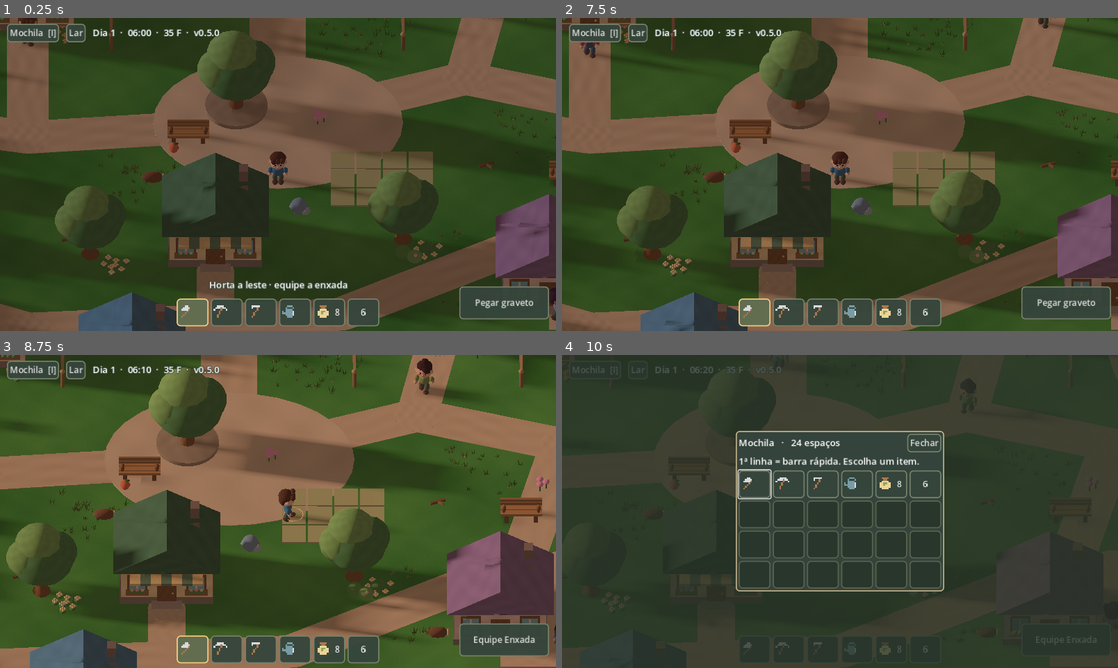
Above: before the commit, frames 1-4 (two rows, left to right).
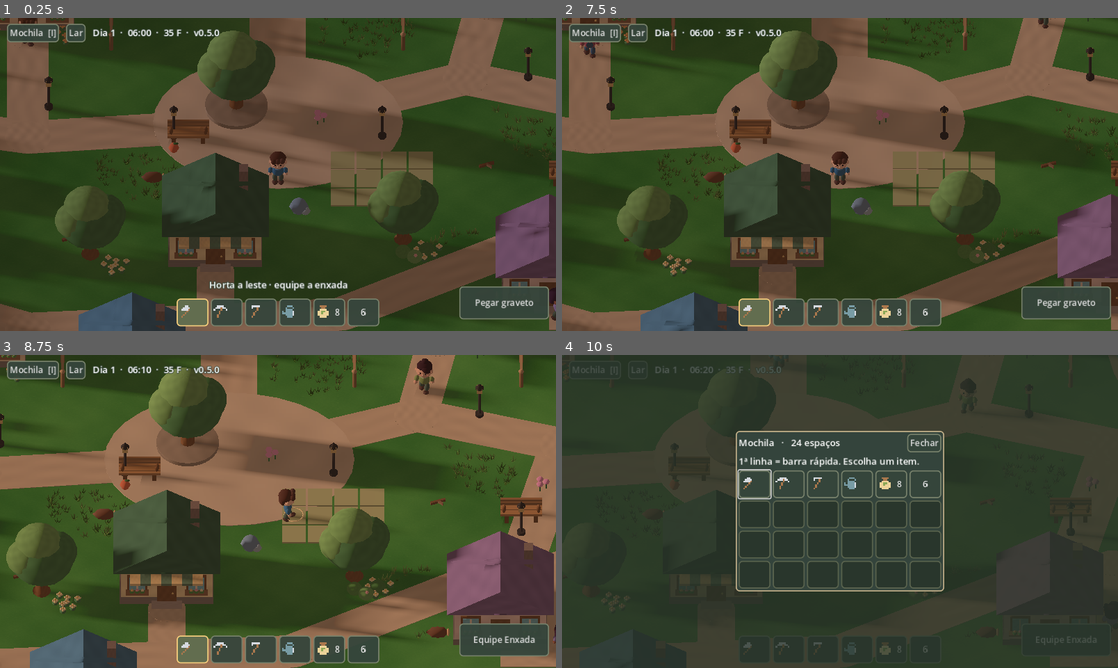
Above: after the commit, the same moments.

Repository: arthurkarger/Evergrove-project
Game: Godot game, scene res://main.tscn
Two runs of this game, one before a commit and one after it. Both use one fixed random seed, a clock stepped at 60 frames per second and the inputs below.
Inputs (mouse positions are in pixels of both pictures, inside the frame that each line leads up to):
- Up to frame 1 (0.25 s): no input
- Up to frame 2 (7.5 s): click "Mochila [I]" at 0.5 s; click "Lar" at 1.25 s; click (756, 312) at 2.02 s; click (789, 312) at 2.77 s; click (823, 312) at 3.52 s; click (856, 312) at 4.27 s; click "8" at 5 s; click "6" at 5.75 s; click "Pegar graveto" at 6.5 s; click "Fechar" at 7.25 s
- Up to frame 3 (8.75 s): tap Enter at 8 s; move the mouse to (400, 495) at 8.02 s; hold Right (ui_right) from 8.03 s (still down); tap R at 8.1 s; click (400, 495) at 8.17 s
- Up to frame 4 (10 s): release Right (ui_right) at 8.75 s; drag from (728, 527) to (812, 574) at 8.77 s; move the mouse to (895, 442) at 9.52 s; hold Right (ui_right) from 9.53 s (still down); tap I at 9.6 s

The runs differ from the first frame. In frame 1, 0.8% of the frame differs, in the area x 8-100%, y 0-72%; in frame 2, 0.9%; in frame 3, 1.5%, in the area x 0-95%, y 0-92%; in frame 4, less than 0.1%.

Commit message:
Implement scalable landscape, animated water, dense grass and nighttime lanterns

Diff:
--- a/village.gd
+++ b/village.gd
@@ -7,6 +7,11 @@
 
 var meshes := {}
 var batches := {}
+var grass_batches: Array[MultiMeshInstance3D] = []
+var world_materials: Array[ShaderMaterial] = []
+var scenic_material: StandardMaterial3D
+var lamps: Array[OmniLight3D] = []
+var quality_level := 2
 var path_segments: Array = []
 var house_centers: Array[Vector2] = []
 var terrain := StaticBody3D.new()
@@ -38,6 +43,7 @@
 	build_groves()
 	garden_details()
 	plant_grass()
+	build_lamps()
 	flush_batches()
 
 # Share primitive geometry and draw repeated scenery in spatial batches.
@@ -54,6 +60,7 @@
 		shader.code = """
 shader_type spatial;
 render_mode diffuse_burley, specular_schlick_ggx;
+uniform int quality = 2;
 varying vec3 world_pos;
 void vertex() {
 	world_pos = (MODEL_MATRIX * vec4(VERTEX, 1.0)).xyz;
@@ -65,20 +72,32 @@
 	vec3 deep = vec3(0.19, 0.48, 0.53);
 	vec3 shallow = vec3(0.39, 0.69, 0.64);
 	vec3 c = mix(deep, shallow, smoothstep(0.20, 1.0, shore));
-	float wave = smoothstep(0.83, 0.98, ripple) * 0.075;
+	float wave = 0.0;
+	if (quality > 0) {
+		wave = smoothstep(0.83, 0.98, ripple) * 0.075;
+	}
+	if (quality > 1) {
+		float fine = sin(p.x * 4.1 + p.y * 3.8 + TIME * 1.12 + ripple) * cos(p.y * 3.1 - TIME * 0.6);
+		wave += smoothstep(0.74, 0.98, fine) * 0.045;
+		wave += smoothstep(0.91, 0.96, shore) * (1.0 - smoothstep(0.96, 1.0, shore)) * (0.06 + 0.035 * sin(TIME * 1.4 + p.x * 2.0));
+	}
+	if (quality == 3) {
+		wave += pow(max(0.0, sin(p.x * 5.0 - p.y * 2.0 + TIME)), 12.0) * 0.035 * (0.5 + 0.5 * ripple);
+	}
 	ALBEDO = c + vec3(wave);
 	// Soft, moving surface normals catch the sun without screen-space reflection.
 	float nx = cos(p.x * 1.8 + p.y * 2.1 + TIME * 0.75) * 0.045;
 	float ny = sin(p.y * 1.7 - TIME * 0.48) * 0.045;
-	NORMAL = normalize(NORMAL + vec3(nx, ny, 0.0));
-	ROUGHNESS = 0.68;
-	SPECULAR = 0.20;
+	if (quality >= 2) { NORMAL = normalize(NORMAL + vec3(nx, ny, 0.0)); }
+	ROUGHNESS = quality == 3 ? 0.49 : 0.78;
+	SPECULAR = quality >= 2 ? 0.20 : 0.0;
 }
 """
 	else:
 		shader.code = """
 shader_type spatial;
 render_mode diffuse_burley, specular_disabled;
+uniform int quality = 2;
 varying vec3 world_pos;
 float hash(vec2 p) {
 	return fract(sin(dot(p, vec2(127.1, 311.7))) * 43758.5453);
@@ -94,7 +113,10 @@
 	float fleck = (1.0 - smoothstep(0.045, 0.13, length(f * vec2(0.85, 1.5)))) * step(0.79, hash(cell));
 	float detail = hash(floor(p * 18.0)) - 0.5;
 	float mottling = sin(p.x * 3.0 + sin(p.y * 2.0)) * cos(p.y * 2.8);
-	float shade = 0.034 * patch + 0.021 * fleck + 0.011 * detail + 0.009 * mottling;
+	float shade = 0.034 * patch;
+	if (quality > 0) { shade += 0.021 * fleck; }
+	if (quality > 1) { shade += 0.011 * detail + 0.009 * mottling; }
+	if (quality == 3) { shade += 0.012 * sin(p.x * 7.0 + p.y * 5.0) * cos(p.y * 8.0); }
 	ALBEDO = vec3(0.35, 0.55, 0.27) + vec3(shade, shade, shade * 0.55);
 	ROUGHNESS = 1.0;
 	SPECULAR = 0.0;
@@ -106,6 +128,7 @@
 
 func flush_batches() -> void:
 	var material := StandardMaterial3D.new()
+	scenic_material = material
 	material.vertex_color_use_as_albedo = true
 	material.roughness = 1.0
 	material.metallic_specular = 0.04
@@ -120,6 +143,7 @@
 	var tuft_material := grass_shader()
 	var grass_material := landscape_material(false)
 	var water_material := landscape_material(true)
+	world_materials = [grass_material,water_material,tuft_material]
 	for key: String in batches:
 		var items: Array = batches[key]
 		var batch := MultiMesh.new()
@@ -144,6 +168,7 @@
 			instance.material_override = tuft_material
 			instance.cast_shadow = GeometryInstance3D.SHADOW_CASTING_SETTING_OFF
 			instance.extra_cull_margin = 0.35
+			grass_batches.append(instance)
 		elif kind == "shore":
 			instance.cast_shadow = GeometryInstance3D.SHADOW_CASTING_SETTING_OFF
 		add_child(instance)
@@ -366,6 +391,7 @@
 	shader.code = """
 shader_type spatial;
 render_mode cull_disabled, diffuse_burley, specular_disabled;
+uniform int quality = 2;
 varying float height;
 varying vec3 tint;
 void vertex() {
@@ -373,8 +399,10 @@
 	tint = COLOR.rgb;
 	vec3 p = MODEL_MATRIX[3].xyz;
 	float wind = sin(TIME * 1.45 + p.x * 0.55 + p.z * 0.71);
-	VERTEX.x += wind * height * height * 0.15;
-	VERTEX.z += cos(TIME * 1.1 + p.z * 0.64) * height * height * 0.08;
+	if (quality > 0) {
+		VERTEX.x += wind * height * height * 0.15;
+		VERTEX.z += cos(TIME * 1.1 + p.z * 0.64) * height * height * 0.08;
+	}
 }
 void fragment() {
 	ALBEDO = tint * mix(0.72, 1.12, clamp(height, 0.0, 1.0));
@@ -410,7 +438,7 @@
 		Vector2(9,12),Vector2(21,16),Vector2(28,6),Vector2(13,2),
 		Vector2(-6,5),Vector2(4,-5),Vector2(-17,-3),Vector2(18,3)]
 	for center in patches:
-		for i in 54:
+		for i in 105:
 			var angle := rng.randf_range(0.0,TAU)
 			var radius := sqrt(rng.randf())*2.65
 			var p: Vector2 = center+Vector2(cos(angle),sin(angle))*radius
@@ -418,3 +446,39 @@
 			var h := rng.randf_range(0.16,0.42)
 			var w := rng.randf_range(0.28,0.58)
 			piece("grass",Vector3(p.x,0.005,p.y),Vector3(w,h,w),["668d42","7c9f50","90ad5c","73984a"][rng.randi_range(0,3)],angle)
+
+# Warm village lanterns; visuals stay on every preset, light emitters are optional.
+func build_lamps() -> void:
+	for p in [Vector2(-5,3),Vector2(5,3),Vector2(-11,1),Vector2(-22,3),Vector2(-21,12),Vector2(14,7),Vector2(12,-1),Vector2(1,-8)]:
+		var base := Vector3(p.x,0,p.y)
+		piece("trunk",base+Vector3.UP*0.85,Vector3(0.16,1.70,0.16),"534a41")
+		piece("disc",base+Vector3.UP*0.10,Vector3(0.39,0.20,0.39),"534a41")
+		piece("box",base+Vector3.UP*1.77,Vector3(0.29,0.33,0.29),"e4bf79")
+		piece("pine",base+Vector3.UP*2.02,Vector3(0.43,0.28,0.43),"51483e")
+		var lamp := OmniLight3D.new()
+		lamp.position = base+Vector3.UP*1.65
+		lamp.light_color = Color("ffc789")
+		lamp.light_energy = 0.0
+		lamp.omni_range = 5.0
+		lamp.omni_attenuation = 1.8
+		lamp.shadow_enabled = false
+		add_child(lamp)
+		lamps.append(lamp)
+
+func set_quality(level: int) -> void:
+	quality_level = clampi(level,0,3)
+	var density := [0.0,0.25,0.55,1.0]
+	for batch in grass_batches:
+		batch.multimesh.visible_instance_count = roundi(batch.multimesh.instance_count*float(density[quality_level]))
+		batch.cast_shadow = GeometryInstance3D.SHADOW_CASTING_SETTING_ON if quality_level==3 else GeometryInstance3D.SHADOW_CASTING_SETTING_OFF
+	for mat in world_materials:
+		mat.set_shader_parameter("quality",quality_level)
+	if scenic_material != null:
+		scenic_material.texture_filter = BaseMaterial3D.TEXTURE_FILTER_LINEAR_WITH_MIPMAPS_ANISOTROPIC if quality_level>=2 else BaseMaterial3D.TEXTURE_FILTER_LINEAR_WITH_MIPMAPS
+	for i in lamps.size():
+		lamps[i].visible = quality_level==3 or (quality_level==2 and i%2==0)
+
+func update_lamps(daylight: float) -> void:
+	var energy := (1.0-daylight)*0.9
+	for lamp in lamps:
+		lamp.light_energy = energy
